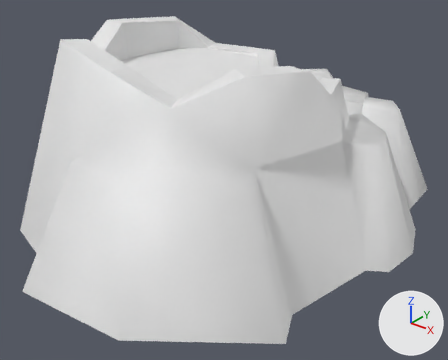
An edit to the OBJ model Assets/WorkAssets/Terrain/Mesh/w2_mountain_01.obj, drawn before and after from the same camera.
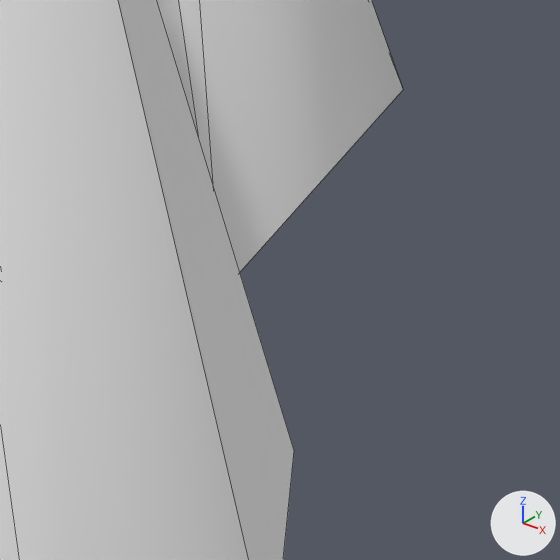
Each version appears first whole from a 50 mm lens placed at (2.802, -3.4, 2.386), pointed at (0.148, -0.082, 0.329), and next in a close-up on the part from 85% to 99% of the width and 50% to 67% of the height. The axes (+X, +Y, +Z) are drawn at lower right. The lights are the same throughout. The close-ups show mesh edges as thin lines. Where no turn or scale is listed for an object, it has been applied to the vertices.

The first close-up shows 'w2_mountain_01'.
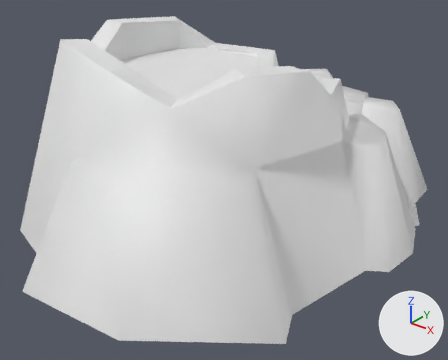
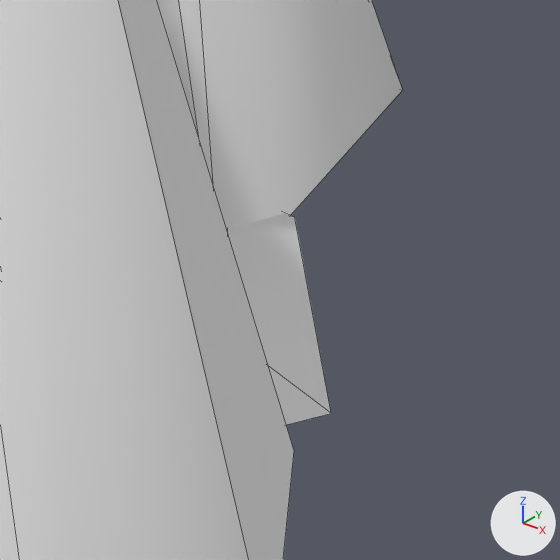
The newer file is also turned or shifted as a whole; pictures and numbers use the older file's frame.

Boxes [x1, y1, x2, y2] around the edits, measured in the close-ups (560 x 560 px):
```json
{"part": 1, "of": "me_w2_mountain_01", "change": "added", "after": [227, 213, 331, 425]}
```

The change, as JSON lines over the scene's bpy script:
```json
{"block": "me_w2_mountain_01", "where": "me_w2_mountain_01.from_pydata(...)  # 133 vertices, 113 faces; spans x -1.55..1.51, y -1.65..1.68, z 0.0..1.41"}
{"block": "me_w2_mountain_01", "where": "# used by ob_w2_mountain_01; location = (0.0, 0.0, 0.0)"}
{"block": "me_w2_mountain_01", "change": "me_w2_mountain_01 part 1: the loose piece of 9 vertices spanning x 0.46..1.0, y 1.25..1.68, z 0.0..0.04 is copied, and the copy is turned -28.9 degrees about the z axis through its middle, then moved by (0.42, -0.59, 0.0); it spans x 0.94..1.39, y 0.59..1.08, z 0.0..0.04"}
```
